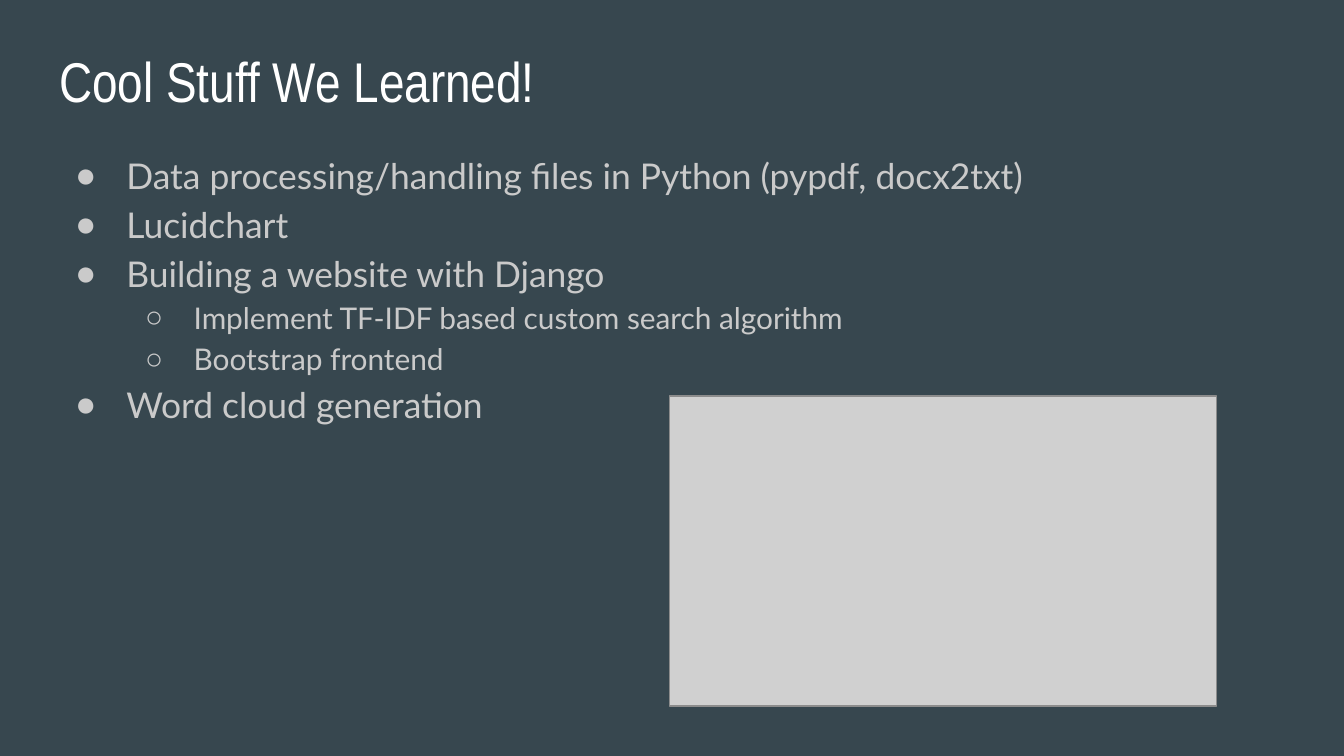
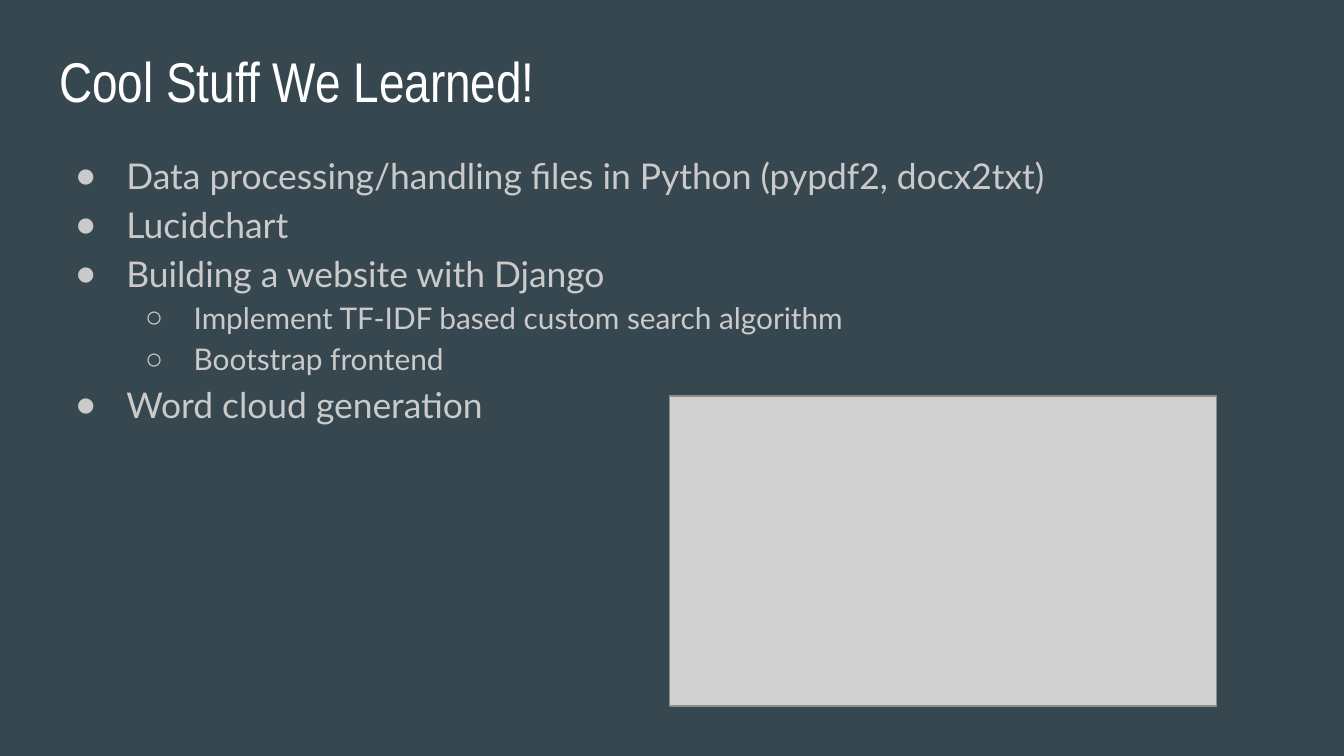
Before and after one commit to bethbailey/survey-search, a slide deck: slide 6 of Final Presentation/Final CS Project Presentation.pptx (slide 5 before the commit). Drawn at 1344x756 pixels with LibreOffice and Linux fonts; fonts in the diff are those of the drawing; grey boxes stand for pictures. Boxes give left, top, right and bottom in pixels: in the first picture for what was removed or moved away, otherwise in the second. Text is boxed around its words. In the diff, an @@ line names an element or a change of style, - is before the commit and + after.

```diff
--- a/Final Presentation/Final CS Project Presentation.pptx
+++ b/Final Presentation/Final CS Project Presentation.pptx
@@ text at (126, 162, 1044, 196): text changed @@
-● Data processing/handling files in Python (pypdf, docx2txt)
+● Data processing/handling files in Python (pypdf2, docx2txt)
```
Also in this commit, not shown: 2 other slides changed, 1 slide added, 2 other files.
